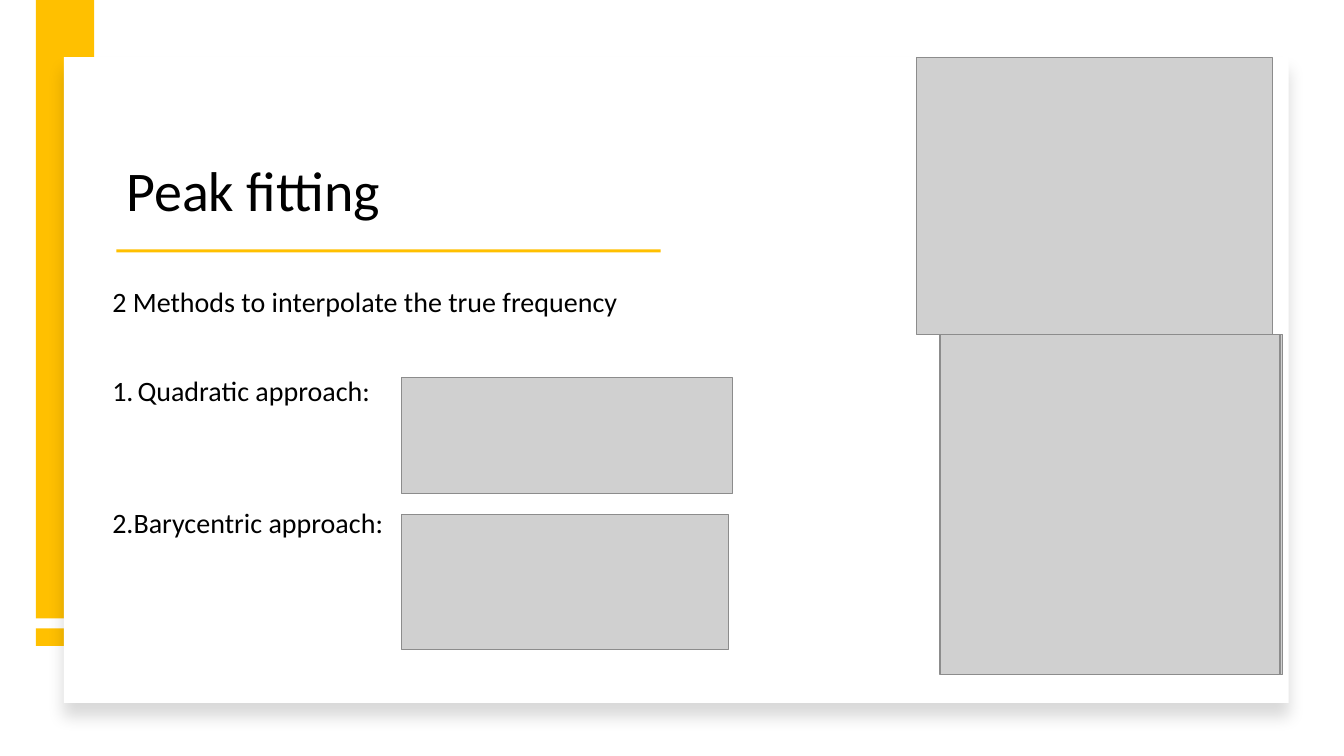
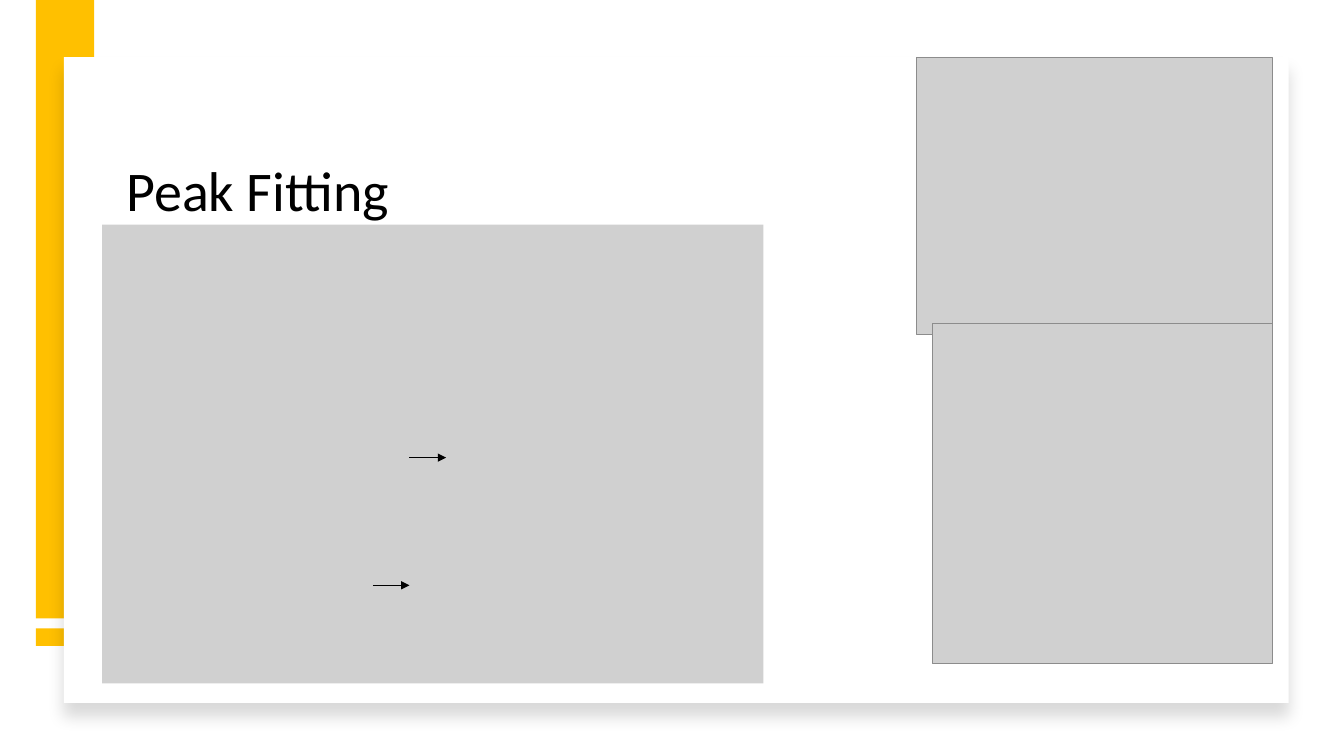
Before and after one commit to Sibeng32/Saban-Caliskan-Fourier-Analysis, a slide deck: slide 5 of Verbeterde Powerpoint Fourier Analysis.pptx. Drawn at 1344x756 pixels with LibreOffice and Linux fonts; fonts in the diff are those of the drawing; grey boxes stand for pictures. Boxes give left, top, right and bottom in pixels: in the first picture for what was removed or moved away, otherwise in the second. Text is boxed around its words. In the diff, an @@ line names an element or a change of style, - is before the commit and + after.

```diff
--- a/Verbeterde Powerpoint Fourier Analysis.pptx
+++ b/Verbeterde Powerpoint Fourier Analysis.pptx
@@ title at [126,172,389,221]: text changed @@
-Peak fitting
+Peak Fitting
@@ picture added at [102,225,763,684] @@
@@ rectangle removed at [116,250,660,253] @@
@@ text removed at [112,292,617,538] @@
-2 Methods to interpolate the true frequency
-1. Quadratic approach:
-2.Barycentric approach:
@@ picture: place and size @@
-picture at [941,335,1280,675]
+picture at [933,324,1272,663]
@@ picture removed at [943,335,1282,675] @@
@@ picture removed at [401,378,732,494] @@
@@ arrow added from (409, 458) to (447, 458), #000000 0.5 pt @@
@@ picture removed at [401,514,729,649] @@
@@ arrow added from (373, 586) to (409, 586), #000000 0.5 pt @@
```
Also in this commit, not shown: 6 other slides changed, 3 other files.
